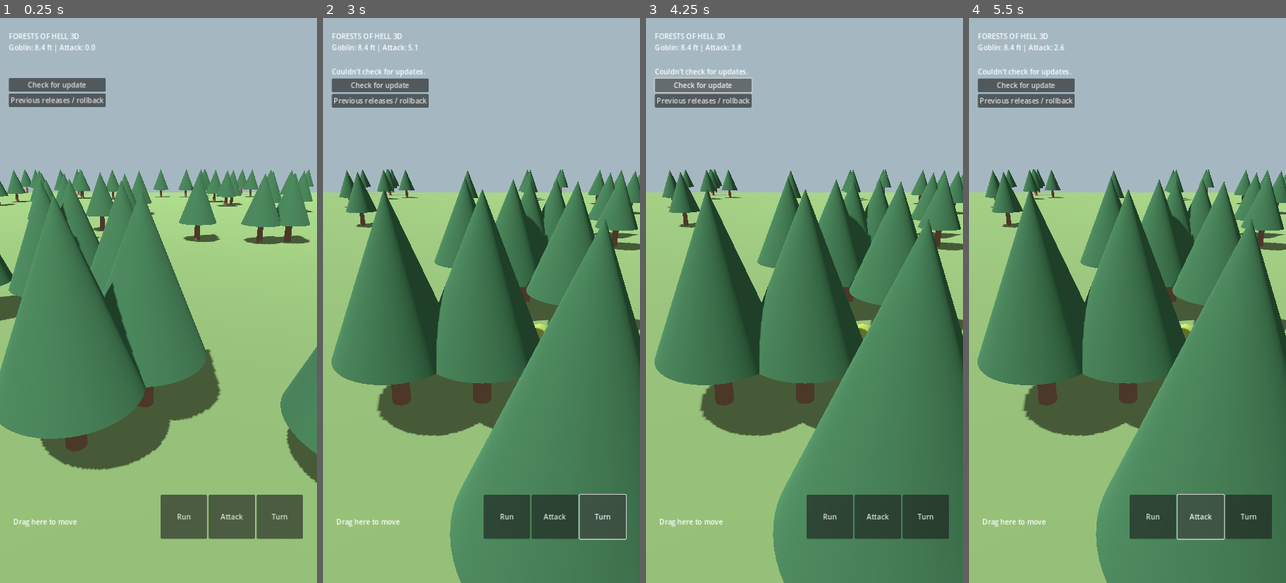
Above: before the commit, frames 1-4 (left to right).
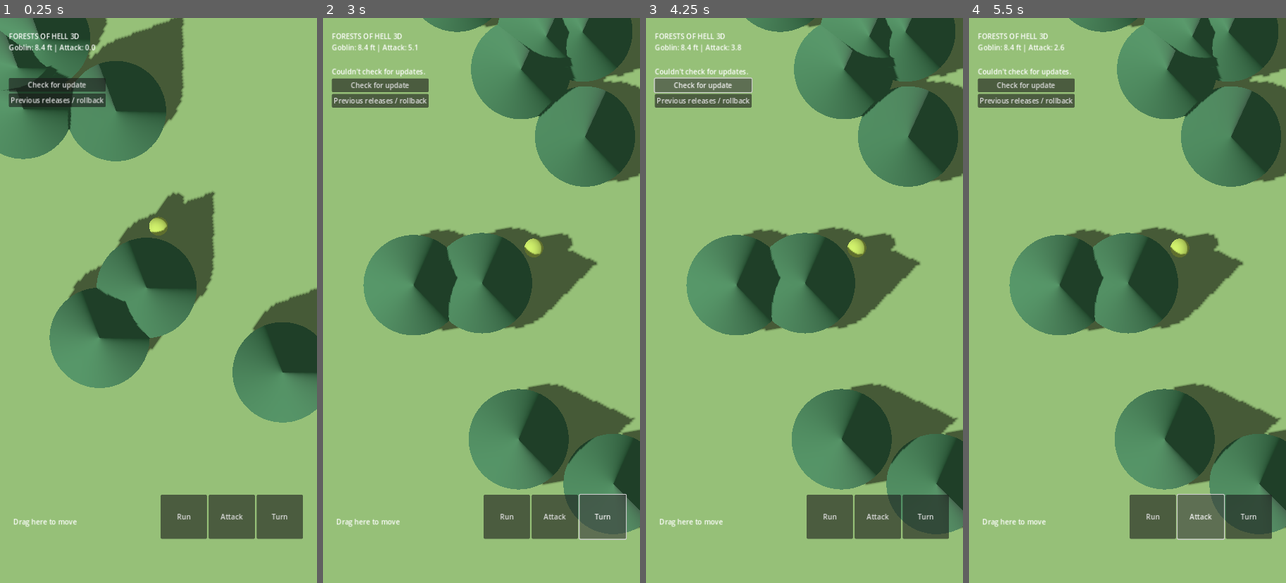
Above: after the commit, the same moments.

Repository: cosmerearchives-creator/Android-DnD-Roguelike
Game: Godot game, scene res://world.tscn
Two runs of this game, one before a commit and one after it. Both use one fixed random seed, a clock stepped at 60 frames per second and the inputs below.
Inputs:
- Up to frame 1 (0.25 s): no input
- Up to frame 2 (3 s): click "Check for update" at 0.5 s; click "Run" at 1.25 s; click "Attack" at 2 s; click "Turn" at 2.75 s
- Up to frame 3 (4.25 s): click "Check for update" at 3.5 s
- Up to frame 4 (5.5 s): click "Run" at 4.25 s; click "Attack" at 5 s

The runs differ from the first frame. In frame 1, 62% of the frame differs, in the area x 0-100%, y 0-83%; in frame 2, 72%, in the area x 0-100%, y 0-100%; in frame 3, 72%; in frame 4, 72%.

Commit message:
Portrait overhead camera update v0.3.145

Diff:
--- a/godot/world.gd
+++ b/godot/world.gd
@@ -92,6 +92,9 @@
 	camera = Camera3D.new()
 	add_child(camera)
 	camera.current = true
+	camera.projection = Camera3D.PROJECTION_ORTHOGONAL
+	camera.size = 18.0
+	camera.rotation = Vector3(-PI/2, yaw, 0)
 	camera.far = 300 * FOOT
 	var ui := CanvasLayer.new()
 	add_child(ui)
@@ -136,8 +139,8 @@
 	player.velocity = direction * (30*FOOT/6) * (2 if running else 1)
 	player.move_and_slide()
 	if direction.length() > 0.1: player.rotation.y = atan2(-direction.x,-direction.z)
-	camera.position = player.position + Vector3(0,5,8).rotated(Vector3.UP,yaw)
-	camera.look_at(player.position + Vector3(0,1,-3).rotated(Vector3.UP,yaw))
+	camera.position = player.position + Vector3(0,20,0)
+	camera.rotation = Vector3(-PI/2, yaw, 0)
 	attack = maxf(0,attack-dt)
 	var distance := player.position.distance_to(goblin.position)/FOOT if is_instance_valid(goblin) else 0.0
 	status.text = "FORESTS OF HELL 3D\nGoblin: %.1f ft | Attack: %.1f" % [distance,attack]
